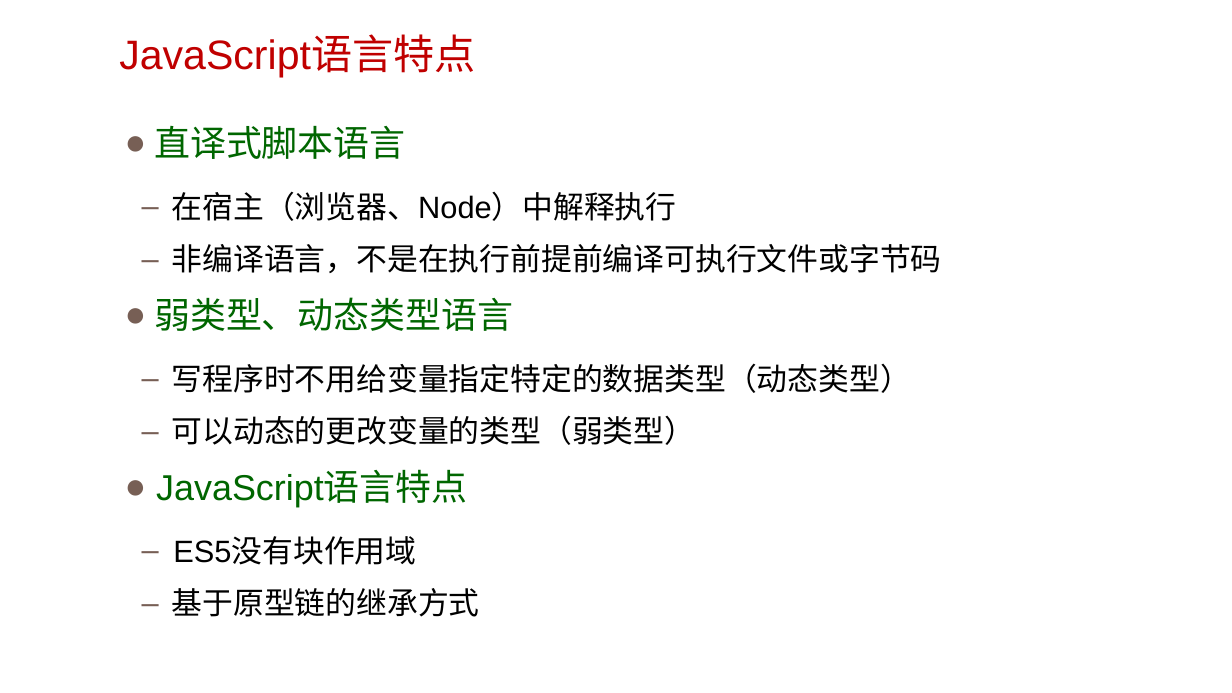
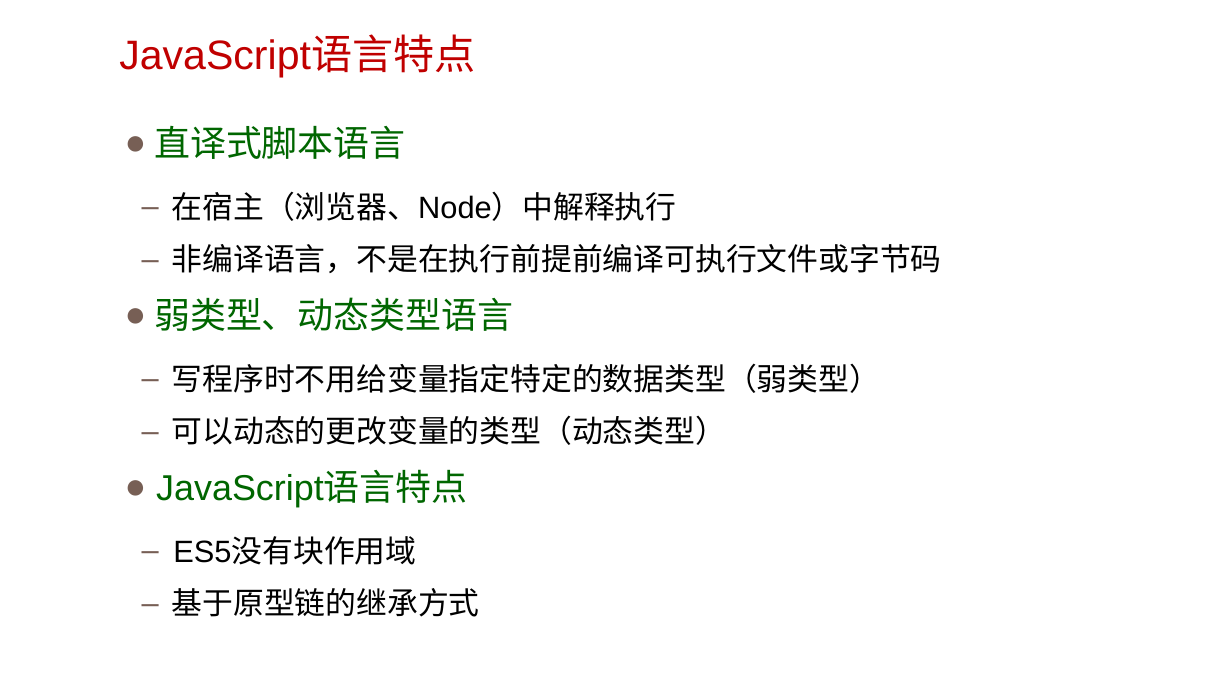
Before and after one commit to xiaoixao/javascript-advanced, a slide deck: slide 20 of 01.JavaScript发展历程及语言特点/01.JavaScript发展历程及语言特点.pptx. Drawn at 1232x693 pixels with LibreOffice and Linux fonts; fonts in the diff are those of the drawing; background and template pictures are left out. Boxes give left, top, right and bottom in pixels: in the first picture for what was removed or moved away, otherwise in the second. Text is boxed around its words. In the diff, an @@ line names an element or a change of style, - is before the commit and + after.

```diff
--- a/01.JavaScript发展历程及语言特点/01.JavaScript发展历程及语言特点.pptx
+++ b/01.JavaScript发展历程及语言特点/01.JavaScript发展历程及语言特点.pptx
@@ text at (172, 363, 880, 445): text changed @@
-  – 写程序时不用给变量指定特定的数据类型（动态类型）
-  – 可以动态的更改变量的类型（弱类型）
+  – 写程序时不用给变量指定特定的数据类型（弱类型）
+  – 可以动态的更改变量的类型（动态类型）
```
Also in this commit, not shown: 1 slide added, 2 other files.
